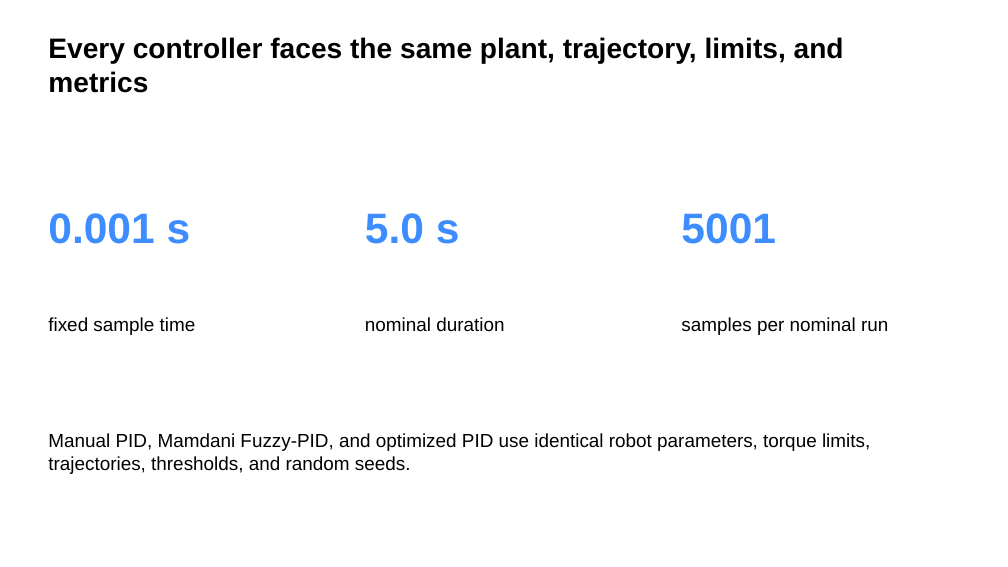
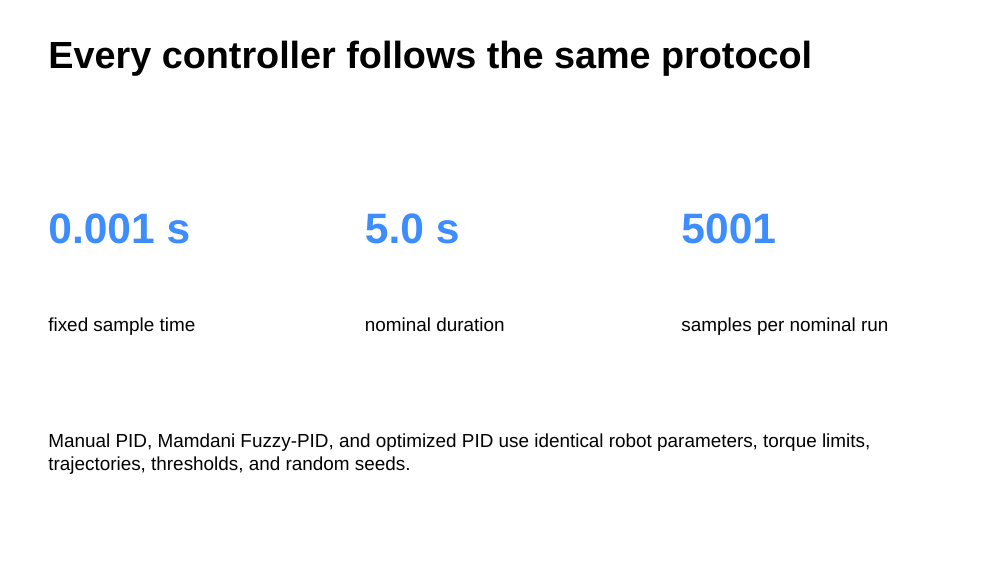
Before and after one commit to yzh423/PID-MATLAB, a slide deck: slide 3 of presentation/final_presentation.pptx. Drawn at 1008x567 pixels with LibreOffice and Linux fonts; fonts in the diff are those of the drawing. Boxes give left, top, right and bottom in pixels: in the first picture for what was removed or moved away, otherwise in the second. Text is boxed around its words. In the diff, an @@ line names an element or a change of style, - is before the commit and + after.

```diff
--- a/presentation/final_presentation.pptx
+++ b/presentation/final_presentation.pptx
@@ text at [48, 40, 812, 75]: text changed; size 26.8 to 36 pt @@
-Every controller faces the same plant, trajectory, limits, and metrics
+Every controller follows the same protocol
```
Also in this commit, not shown: 6 other slides changed, 29 other files.
